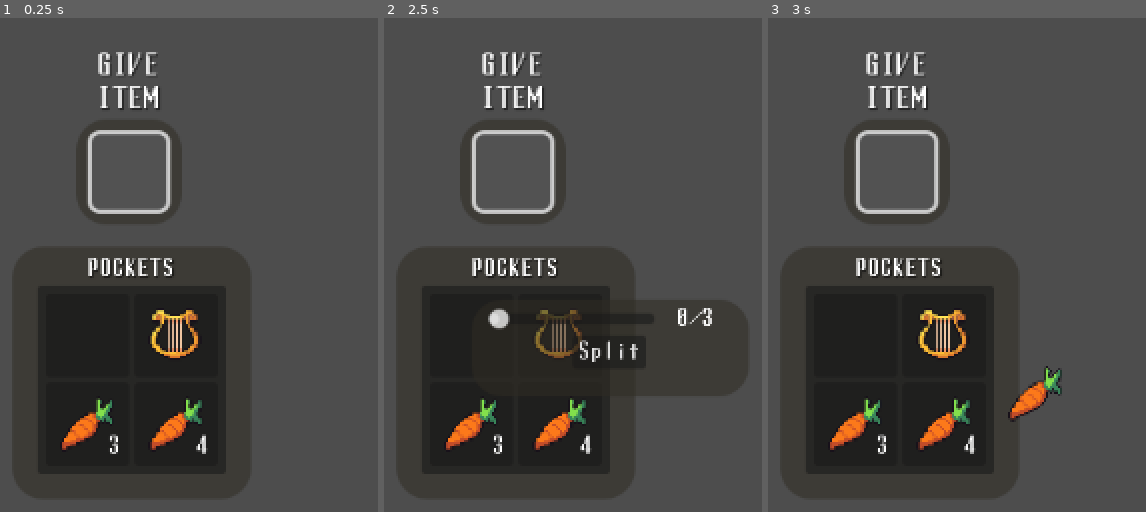
Above: before the commit, frames 1-3 (left to right).
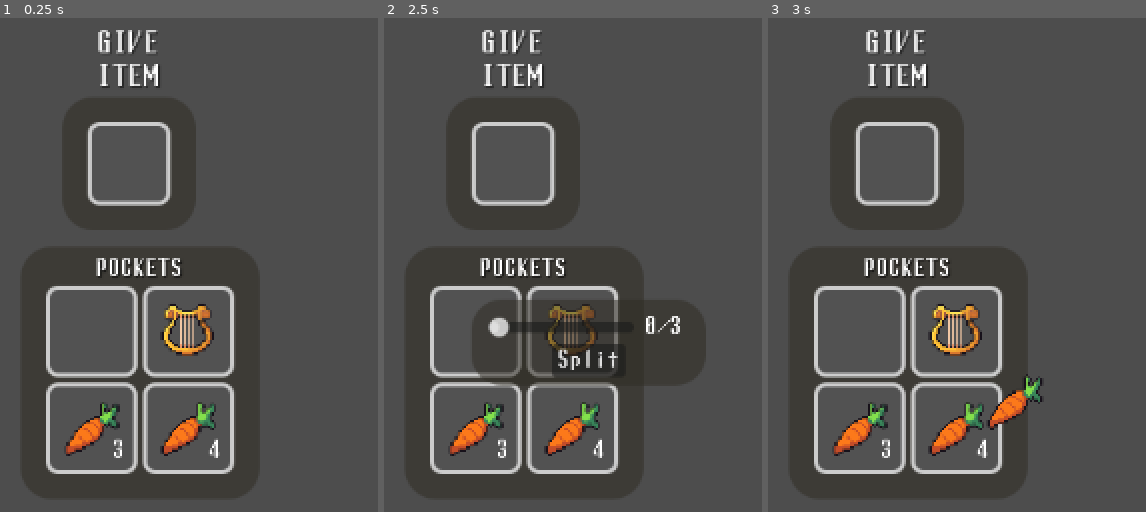
Above: after the commit, the same moments.

Repository: hamgoblin45/Fascism-Sim
Game: Godot game, scene res://Interface/inventory_ui.tscn
Two runs of this game, one before a commit and one after it. Both use one fixed random seed, a clock stepped at 60 frames per second and the inputs below.
Inputs (mouse positions are in pixels of both pictures, inside the frame that each line leads up to):
- Up to frame 1 (0.25 s): no input
- Up to frame 2 (2.5 s): tap Enter at 0.5, 2 s; move the mouse to (470, 334) at 0.52 s; click (470, 334) at 0.6 s; tap Space at 1.25 s; move the mouse to (561, 334) at 1.27 s; hold Escape (back) 1.28-2.03 s; click (561, 334) at 1.35 s; move the mouse to (470, 423) at 2.02 s; hold Shift (shift) from 2.03 s (still down); click (470, 423) at 2.3 s
- Up to frame 3 (3 s): release Shift (shift) at 2.75 s; click "Split" at 2.75 s

The runs differ from the first frame. In frame 1, 21% of the frame differs, in the area x 12-62%, y 2-93%; in frame 2, 18%; in frame 3, 22%, in the area x 12-78%, y 2-93%.

Commit message:
Tweaking styles

Diff:
--- a/fasc-sim-inventory-ui/Interface/inventory_slot_ui.gd
+++ b/fasc-sim-inventory-ui/Interface/inventory_slot_ui.gd
@@ -19,6 +19,7 @@
 	print("Set_Slot_Data run in inv_slot_ui. New slot: %s" % slot_data)
 	item_texture.show()
 	item_texture.texture = slot_data.item_data.texture
+	tooltip_text = slot_data.item_data.name
 	if slot_data.quantity > 1 and slot_data.item_data.stackable:
 		quantity.show()
 		quantity.text = str(slot_data.quantity)
--- a/fasc-sim-inventory-ui/Interface/inventory_slot_ui.tscn
+++ b/fasc-sim-inventory-ui/Interface/inventory_slot_ui.tscn
@@ -1,9 +1,21 @@
-[gd_scene load_steps=2 format=3 uid="uid://d3yl41a7rncgb"]
+[gd_scene load_steps=3 format=3 uid="uid://d3yl41a7rncgb"]
 
 [ext_resource type="Script" uid="uid://cmgrxt4425wc2" path="res://Interface/inventory_slot_ui.gd" id="1_e3oss"]
 
+[sub_resource type="StyleBoxFlat" id="StyleBoxFlat_2ik1e"]
+bg_color = Color(0.32172796, 0.32172796, 0.32172787, 1)
+border_width_left = 3
+border_width_top = 3
+border_width_right = 3
+border_width_bottom = 3
+corner_radius_top_left = 8
+corner_radius_top_right = 8
+corner_radius_bottom_right = 8
+corner_radius_bottom_left = 8
+
 [node name="InventorySlotUI" type="PanelContainer"]
 custom_minimum_size = Vector2(60, 60)
+theme_override_styles/panel = SubResource("StyleBoxFlat_2ik1e")
 script = ExtResource("1_e3oss")
 
 [node name="ItemUI" type="MarginContainer" parent="."]
--- a/fasc-sim-inventory-ui/Interface/inventory_ui.tscn
+++ b/fasc-sim-inventory-ui/Interface/inventory_ui.tscn
@@ -34,6 +34,8 @@
 slot_datas = Array[ExtResource("3_cx7ba")]([null, SubResource("Resource_kfiqh"), SubResource("Resource_bjljn"), SubResource("Resource_3xrn1")])
 metadata/_custom_type_script = "uid://crfuvv7qrrub3"
 
+[sub_resource type="StyleBoxEmpty" id="StyleBoxEmpty_gur8t"]
+
 [sub_resource type="StyleBoxFlat" id="StyleBoxFlat_3xrn1"]
 bg_color = Color(0.32172796, 0.32172796, 0.32172787, 1)
 border_width_left = 3
@@ -96,10 +98,10 @@
 [node name="PlayerInventoryUI" type="PanelContainer" parent="."]
 unique_name_in_owner = true
 layout_mode = 0
-offset_left = 35.0
+offset_left = 41.0
 offset_top = 435.0
-offset_right = 207.0
-offset_bottom = 617.0
+offset_right = 201.0
+offset_bottom = 605.0
 theme_override_styles/panel = ExtResource("6_3y5k6")
 
 [node name="MarginContainer" type="MarginContainer" parent="PlayerInventoryUI"]
@@ -121,33 +123,27 @@
 [node name="SlotsPanel" type="PanelContainer" parent="PlayerInventoryUI/MarginContainer/VBoxContainer"]
 layout_mode = 2
 size_flags_vertical = 3
-
-[node name="MarginContainer" type="MarginContainer" parent="PlayerInventoryUI/MarginContainer/VBoxContainer/SlotsPanel"]
-layout_mode = 2
-theme_override_constants/margin_left = 6
-theme_override_constants/margin_top = 6
-theme_override_constants/margin_right = 6
-theme_override_constants/margin_bottom = 6
-
-[node name="PocketSlotContainer" type="GridContainer" parent="PlayerInventoryUI/MarginContainer/VBoxContainer/SlotsPanel/MarginContainer"]
+theme_override_styles/panel = SubResource("StyleBoxEmpty_gur8t")
+
+[node name="PocketSlotContainer" type="GridContainer" parent="PlayerInventoryUI/MarginContainer/VBoxContainer/SlotsPanel"]
 unique_name_in_owner = true
 layout_mode = 2
 size_flags_horizontal = 4
 columns = 2
 
-[node name="InventorySlotUI" parent="PlayerInventoryUI/MarginContainer/VBoxContainer/SlotsPanel/MarginContainer/PocketSlotContainer" instance=ExtResource("2_spoia")]
+[node name="InventorySlotUI" parent="PlayerInventoryUI/MarginContainer/VBoxContainer/SlotsPanel/PocketSlotContainer" instance=ExtResource("2_spoia")]
 layout_mode = 2
 theme_override_styles/panel = SubResource("StyleBoxFlat_3xrn1")
 
-[node name="InventorySlotUI2" parent="PlayerInventoryUI/MarginContainer/VBoxContainer/SlotsPanel/MarginContainer/PocketSlotContainer" instance=ExtResource("2_spoia")]
+[node name="InventorySlotUI2" parent="PlayerInventoryUI/MarginContainer/VBoxContainer/SlotsPanel/PocketSlotContainer" instance=ExtResource("2_spoia")]
 layout_mode = 2
 theme_override_styles/panel = SubResource("StyleBoxFlat_3y5k6")
 
-[node name="InventorySlotUI3" parent="PlayerInventoryUI/MarginContainer/VBoxContainer/SlotsPanel/MarginContainer/PocketSlotContainer" instance=ExtResource("2_spoia")]
+[node name="InventorySlotUI3" parent="PlayerInventoryUI/MarginContainer/VBoxContainer/SlotsPanel/PocketSlotContainer" instance=ExtResource("2_spoia")]
 layout_mode = 2
 theme_override_styles/panel = SubResource("StyleBoxFlat_gur8t")
 
-[node name="InventorySlotUI4" parent="PlayerInventoryUI/MarginContainer/VBoxContainer/SlotsPanel/MarginContainer/PocketSlotContainer" instance=ExtResource("2_spoia")]
+[node name="InventorySlotUI4" parent="PlayerInventoryUI/MarginContainer/VBoxContainer/SlotsPanel/PocketSlotContainer" instance=ExtResource("2_spoia")]
 layout_mode = 2
 theme_override_styles/panel = SubResource("StyleBoxFlat_c0f0r")
 
@@ -270,8 +266,9 @@
 [node name="SplitStackUI" type="PanelContainer" parent="."]
 unique_name_in_owner = true
 layout_mode = 0
-offset_left = -200.0
-offset_bottom = 70.0
+offset_left = -192.5
+offset_right = -23.5
+offset_bottom = 56.0
 mouse_filter = 1
 theme_override_styles/panel = ExtResource("6_3y5k6")
 script = ExtResource("9_3xrn1")
@@ -279,7 +276,7 @@
 [node name="MarginContainer" type="MarginContainer" parent="SplitStackUI"]
 layout_mode = 2
 theme_override_constants/margin_left = 12
-theme_override_constants/margin_top = 6
+theme_override_constants/margin_top = 12
 theme_override_constants/margin_right = 12
 theme_override_constants/margin_bottom = 6
 
@@ -292,7 +289,7 @@
 
 [node name="SplitSlider" type="HSlider" parent="SplitStackUI/MarginContainer/VBoxContainer/HBoxContainer"]
 unique_name_in_owner = true
-custom_minimum_size = Vector2(120, 0)
+custom_minimum_size = Vector2(105, 0)
 layout_mode = 2
 size_flags_horizontal = 3
 mouse_filter = 1
@@ -312,10 +309,10 @@
 
 [node name="GiveItemUI" type="PanelContainer" parent="."]
 layout_mode = 0
-offset_left = 81.0
-offset_top = 294.0
-offset_right = 157.0
-offset_bottom = 419.0
+offset_left = 71.0
+offset_top = 278.0
+offset_right = 167.0
+offset_bottom = 423.0
 mouse_filter = 1
 theme_override_styles/panel = SubResource("StyleBoxEmpty_3y5k6")
 
@@ -339,10 +336,10 @@
 
 [node name="MarginContainer" type="MarginContainer" parent="GiveItemUI/VBoxContainer/PanelContainer"]
 layout_mode = 2
-theme_override_constants/margin_left = 8
-theme_override_constants/margin_top = 8
-theme_override_constants/margin_right = 8
-theme_override_constants/margin_bottom = 8
+theme_override_constants/margin_left = 18
+theme_override_constants/margin_top = 18
+theme_override_constants/margin_right = 18
+theme_override_constants/margin_bottom = 18
 
 [node name="GiveItemSlot" type="PanelContainer" parent="GiveItemUI/VBoxContainer/PanelContainer/MarginContainer"]
 custom_minimum_size = Vector2(60, 60)
Not shown: 1 places in fasc-sim-inventory-ui/Interface/inventory_ui.tscn that only renumber resources
